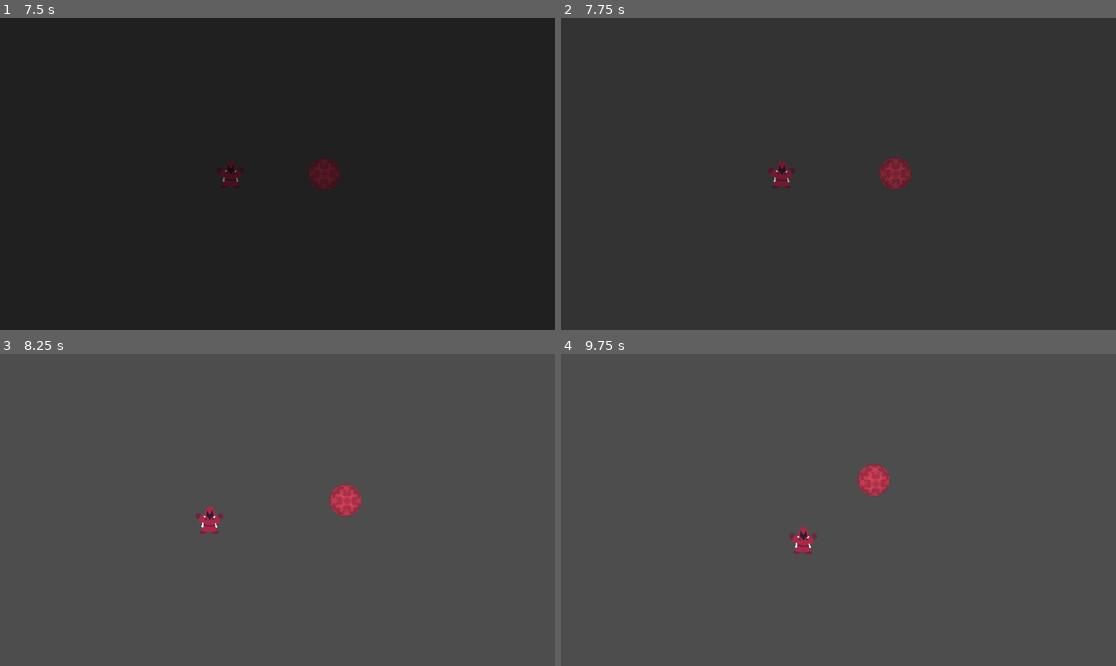
Above: before the commit, frames 1-4 (two rows, left to right).
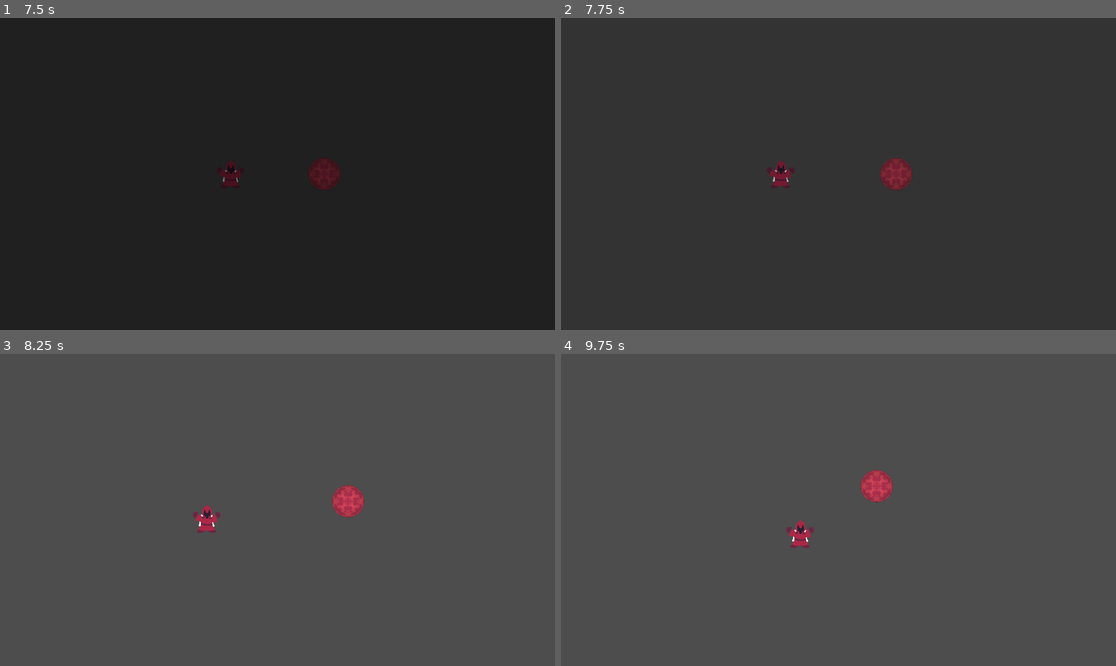
Above: after the commit, the same moments.

Repository: Hangover-Sunshine/KATAMARI-MEATBALL
Game: Godot game, scene res://scenes/MainScene.tscn
Same seed, same stepped clock (60 frames per second), same inputs: the game is played once before the commit and once after it.
Inputs (mouse positions are in pixels of both pictures, inside the frame that each line leads up to):
- Up to frame 1 (7.5 s): tap Enter at 0.5, 1.25, 3.5 s; move the mouse to (399, 158) at 0.52 s; hold D (WalkRight) 0.53-1.28 s; click (399, 158) at 0.67 s; move the mouse to (166, 189) at 1.27 s; hold S (WalkDown) 1.28-2 s; click (166, 189) at 1.42 s; click "Start" at 2 s; click "Start" at 2.75 s; move the mouse to (333, 105) at 3.52 s; hold D (WalkRight) 3.53-4.28 s; click (333, 105) at 3.67 s; move the mouse to (249, 236) at 4.27 s; hold W (WalkUp) 4.28-5.03 s; click (249, 236) at 4.42 s; move the mouse to (444, 220) at 5.02 s; hold A (WalkLeft) 5.03-5.75 s; click (444, 220) at 5.17 s; click (344, 105) at 5.75 s; click "Back" at 6.5 s; move the mouse to (111, 127) at 7.27 s; hold A (WalkLeft) from 7.28 s (still down); click (111, 127) at 7.42 s
- Up to frame 2 (7.75 s): keep holding A (WalkLeft)
- Up to frame 3 (8.25 s): move the mouse to (305, 510) at 8.02 s; release A (WalkLeft) at 8.03 s; hold S (WalkDown) from 8.03 s (still down); click (305, 510) at 8.17 s
- Up to frame 4 (9.75 s): move the mouse to (755, 432) at 8.77 s; release S (WalkDown) at 8.78 s; hold D (WalkRight) 8.78-9.53 s; click (755, 432) at 8.92 s; move the mouse to (960, 494) at 9.52 s; hold W (WalkUp) from 9.53 s (still down); click (960, 494) at 9.67 s

Frame 1 is identical in both runs. In frame 2, 0.1% of the frame differs, in the area x 37-64%, y 44-56%; in frame 3, 0.4%; in frame 4, 0.7%, in the area x 40-60%, y 35-65%.

Commit message:
now rect Area2D instead of circle!

Diff:
--- a/prefabs/entities/Player.tscn
+++ b/prefabs/entities/Player.tscn
@@ -6,8 +6,8 @@
 [sub_resource type="RectangleShape2D" id="RectangleShape2D_7u0wk"]
 size = Vector2(82, 82)
 
-[sub_resource type="CircleShape2D" id="CircleShape2D_r0wyn"]
-radius = 487.173
+[sub_resource type="RectangleShape2D" id="RectangleShape2D_2vau6"]
+size = Vector2(310, 65)
 
 [node name="Player" type="CharacterBody2D"]
 collision_mask = 35
@@ -19,13 +19,15 @@
 position = Vector2(0, 1)
 shape = SubResource("RectangleShape2D_7u0wk")
 
-[node name="BallDetector" type="Area2D" parent="."]
+[node name="Rotator" type="Node2D" parent="."]
+
+[node name="EntityPunchDetector" type="Area2D" parent="Rotator"]
 collision_layer = 0
 collision_mask = 2
 
-[node name="CollisionShape" type="CollisionShape2D" parent="BallDetector"]
-shape = SubResource("CircleShape2D_r0wyn")
-debug_color = Color(0, 0.643137, 0.333333, 0.419608)
+[node name="CollisionShape2D" type="CollisionShape2D" parent="Rotator/EntityPunchDetector"]
+position = Vector2(155, 0)
+shape = SubResource("RectangleShape2D_2vau6")
 
-[connection signal="body_entered" from="BallDetector" to="." method="_on_ball_detector_body_entered"]
-[connection signal="body_exited" from="BallDetector" to="." method="_on_ball_detector_body_exited"]
+[connection signal="body_entered" from="Rotator/EntityPunchDetector" to="." method="_on_entity_punch_detector_body_entered"]
+[connection signal="body_exited" from="Rotator/EntityPunchDetector" to="." method="_on_entity_punch_detector_body_exited"]
--- a/scripts/entity/Player.gd
+++ b/scripts/entity/Player.gd
@@ -43,6 +43,8 @@
 ##
 
 func _physics_process(delta):
+	$Rotator.look_at(get_global_mouse_position())
+
 	var x_dir = Input.get_axis("WalkLeft", "WalkRight")
 	var y_dir = Input.get_axis("WalkUp", "WalkDown")
 
@@ -61,11 +63,11 @@
 	move_and_slide()
 ##
 
-func _on_ball_detector_body_entered(body):
+func _on_entity_punch_detector_body_entered(body):
 	ball = body
 ##
 
-func _on_ball_detector_body_exited(body):
+func _on_entity_punch_detector_body_exited(body):
 	ball = null
 ##
 
